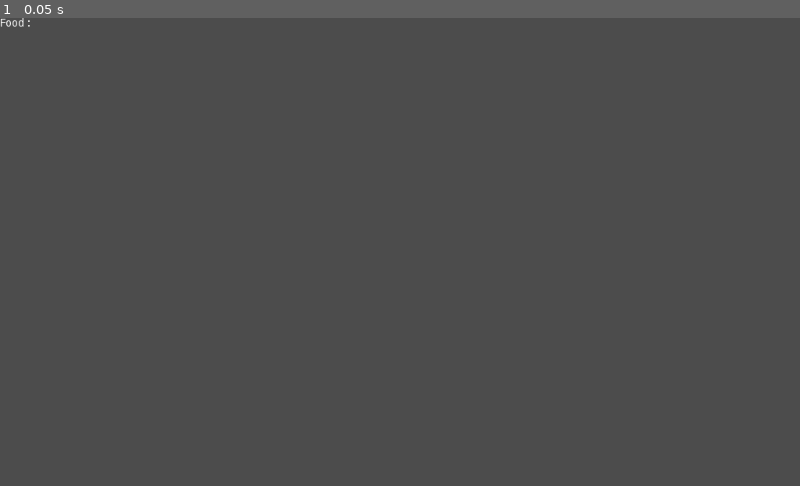
Above: before the commit, frame 1.
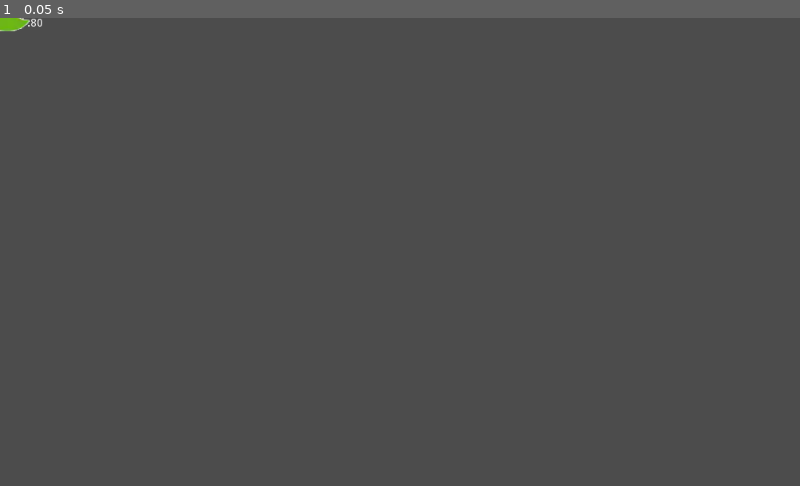
Above: after the commit, the same moment.

Repository: Otwald/ANT
Game: Godot game, scene res://Scenes/_Root.tscn
The game is run twice, just before and just after one commit, with the same random seed, the same clock (stepped at 60 frames per second) and the same inputs.
Inputs:
- Up to frame 1 (0.05 s): no input

The runs differ from the first frame. In frame 1, 0.1% of the frame differs, in the area x 0-6%, y 0-3%.
Error before the commit: Parse Error: The identifier "ant" isn't declared in the current scope. (res://Scripts/_Root.gd:21)
Error after the commit: Invalid get index 'transform' (on base: 'Node (Food.gd)'). (res://Scripts/Food.gd:7)

Commit message:
changed intend to spaces 4

Diff:
--- a/Scenes/_Root.tscn
+++ b/Scenes/_Root.tscn
@@ -1,9 +1,10 @@
-[gd_scene load_steps=5 format=2]
+[gd_scene load_steps=6 format=2]
 
 [ext_resource path="res://Scripts/_Root.gd" type="Script" id=1]
 [ext_resource path="res://Scenes/Hud.tscn" type="PackedScene" id=2]
 [ext_resource path="res://Scripts/Colony.gd" type="Script" id=3]
 [ext_resource path="res://Scenes/Root_Ant.tscn" type="PackedScene" id=4]
+[ext_resource path="res://Scenes/Food.tscn" type="PackedScene" id=5]
 
 [node name="_Root" type="Node"]
 script = ExtResource( 1 )
@@ -16,3 +17,6 @@
 [node name="Ant" parent="Colony" instance=ExtResource( 4 )]
 
 [node name="Ressources" type="Node" parent="."]
+
+[node name="Food" parent="Ressources" instance=ExtResource( 5 )]
+pos = Vector2( 1000, 1000 )
--- a/Scripts/Colony.gd
+++ b/Scripts/Colony.gd
@@ -8,8 +8,8 @@
 export (int) var food
 
 func _init():
-	food = 100
+    food = 100
 
 func food_update(change : float ):
-	self.food = self.food + change
-	emit_signal("update_food")
+    self.food = self.food + change
+    emit_signal("update_food")
--- a/Scripts/Food.gd
+++ b/Scripts/Food.gd
@@ -4,7 +4,7 @@
 export (Vector2) var pos
 
 func _init():
-	self.transform.position = pos
+    self.transform.position = pos
 
 # Called every frame. 'delta' is the elapsed time since the previous frame.
 #func _process(delta):
--- a/Scripts/Root_Ant.gd
+++ b/Scripts/Root_Ant.gd
@@ -9,11 +9,11 @@
 var home
 
 func _ready():
-	colony = self.get_parent().get_parent()
+    colony = self.get_parent().get_parent()
 
 func _createAnt(stam : float, health, cost):
-	self.health = health
-	self.max_stam = stam
-	self.stam = stam
-	self.home = colony.orig_pos
-	colony.food_update(-cost)
+    self.health = health
+    self.max_stam = stam
+    self.stam = stam
+    self.home = colony.orig_pos
+    colony.food_update(-cost)
--- a/Scripts/Worker_Ant.gd
+++ b/Scripts/Worker_Ant.gd
@@ -6,7 +6,7 @@
 # var max
 
 func _ready():
-	_createAnt(100, 50, 10)
+    _createAnt(100, 50, 10)
 # 	print('Hello Welt!')
 
 # func _ready():
--- a/Scripts/_Root.gd
+++ b/Scripts/_Root.gd
@@ -3,22 +3,22 @@
 var scene = 'Worker_Ant'
 
 func _ready():
-	$Colony.connect('update_food', self, "output_update")
-	ressource_Loader(scene, 'ant')
-	ressource_Loader(scene, 'ant')
+    $Colony.connect('update_food', self, "output_update")
+    ressource_Loader(scene, 'ant')
+    ressource_Loader(scene, 'ant')
 
 
 func ressource_Loader(scene, case):
-	var ressource_scene = load("res://Scenes/" + scene + ".tscn")
-	var node_scene = ressource_scene.instance()
-	match case:
-		'ant':
-			$Colony.get_node('Ant').add_child(node_scene, true)
-		'food':
-			$Ressources.add_child(node_scene,true)
+    var ressource_scene = load("res://Scenes/" + scene + ".tscn")
+    var node_scene = ressource_scene.instance()
+    match case:
+        'ant':
+            $Colony.get_node('Ant').add_child(node_scene, true)
+        'food':
+            $Ressources.add_child(node_scene,true)
 
-func init_food(scene):
-	$Colony.get_node('Ant').add_child(ant, true)
+# func init_food(scene):
+#     $Colony.get_node('Ant').add_child(ant, true)
 
 func output_update():
-	$Hud_Root.get_node('Output').text = "Food :" + str($Colony.food)
+    $Hud_Root.get_node('Output').text = "Food :" + str($Colony.food)
